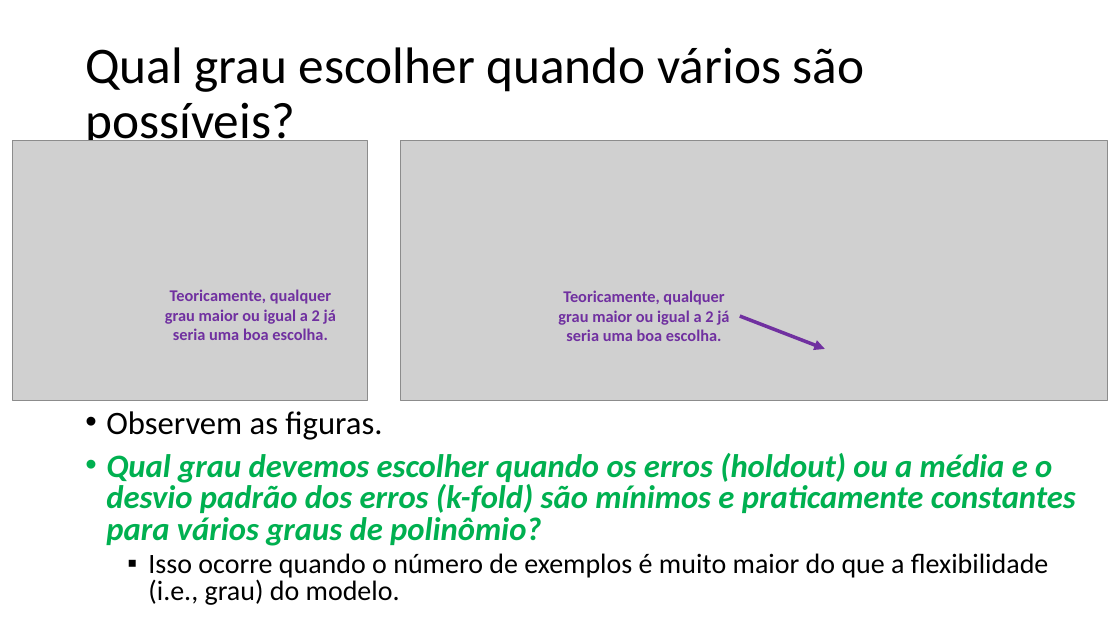
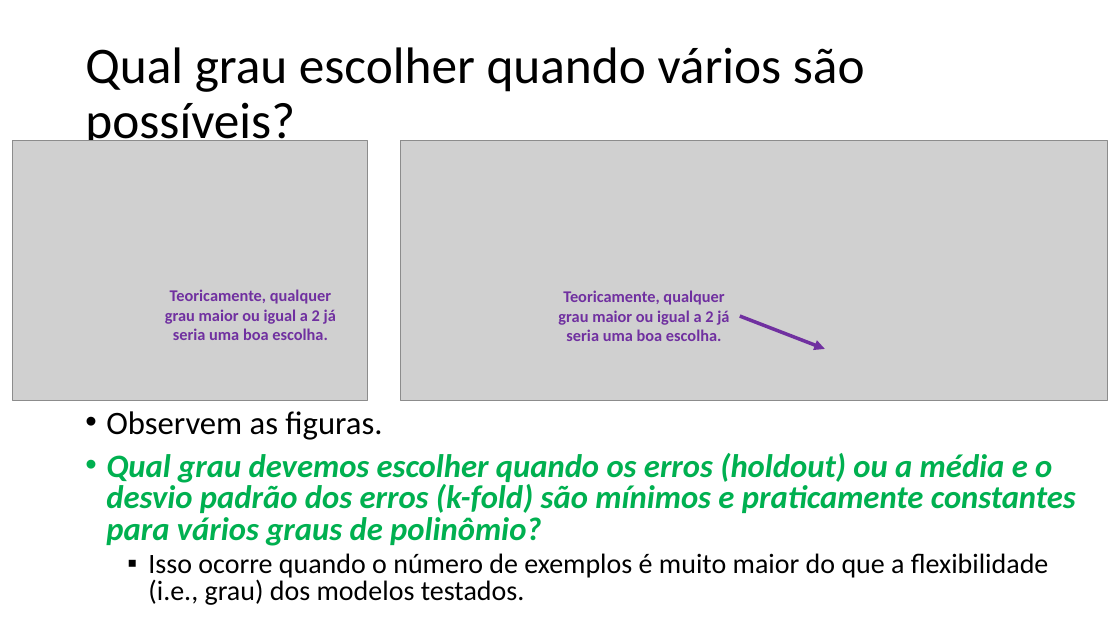
Before and after one commit to zz4fap/t319_aprendizado_de_maquina, a slide deck: slide 16 of slides/T319_Regressão_Linear (Parte V).pptx. Drawn at 1120x630 pixels with LibreOffice and Linux fonts; fonts in the diff are those of the drawing; grey boxes stand for pictures. Boxes give left, top, right and bottom in pixels: in the first picture for what was removed or moved away, otherwise in the second. Text is boxed around its words. In the diff, an @@ line names an element or a change of style, - is before the commit and + after.

Commit message:
update of slides

```diff
--- a/slides/T319_Regressão_Linear (Parte V).pptx
+++ b/slides/T319_Regressão_Linear (Parte V).pptx
@@ text at <box>148,553,1049,605</box>: text changed @@
-  ▪ Isso ocorre quando o número de exemplos é muito maior do que a flexibilidade (i.e., grau) do modelo.
+  ▪ Isso ocorre quando o número de exemplos é muito maior do que a flexibilidade (i.e., grau) dos modelos testados.
```
Also in this commit, not shown: 2 other files.
